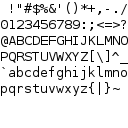
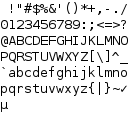
Layered file, before and after one edit (w=128, h=128). Changes by layer:
painted on "!'#$%&'()*+,-./ ..." over [1, 85, 127, 112]
